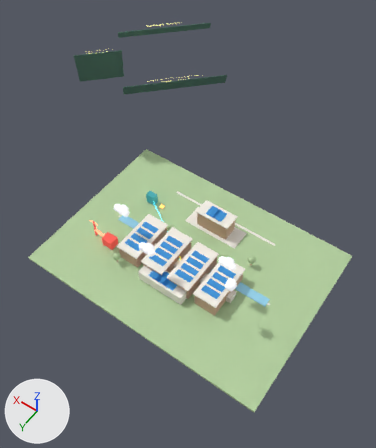
The Blender file outputs/video/energyops_campus.blend: old version first, new version second.
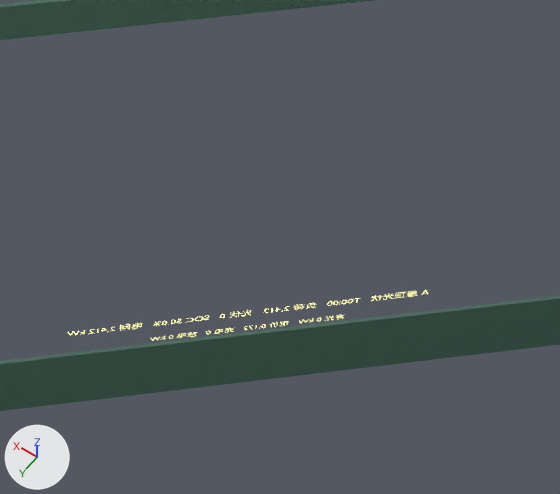
The first picture shows the older version from a 50 mm camera at (-23.3, 33.2, 58.9) aimed at (1.2, -1.1, 4.9). The close-ups show the older and then the newer version on the part from 36% to 59% of the width and 7% to 24% of the height of that picture. Only the edits that show in the close-ups are written down. Every picture has the same lights, and +X, +Y and +Z are marked at lower left.

In view in the first close-up: 'DispatchLabel_00', 'ResultLabel_00', 'StatusBar', 'TitleBar'.
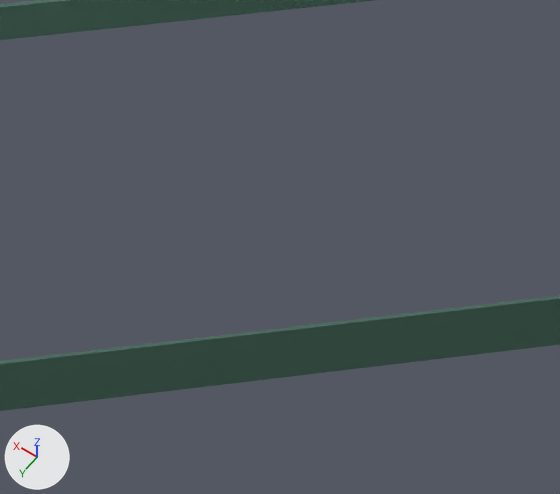
Where the newer file only moved an object's origin or applied its transform, the numbers keep the older frame.

Changed parts and their boxes (x1, y1, x2, y2) in the close-ups (560 x 494 px):
```json
{"object": "DispatchLabel_00", "change": "hidden", "before": [67, 290, 428, 336]}
{"object": "ResultLabel_00", "change": "hidden", "before": [151, 314, 344, 341]}
```

Edits to the scene script, one JSON object a line:
```json
{"op": "set", "path": "txt_text_026.body", "old": "'06:00  可用 0  负荷 2,462  弃光 0 kW'", "new": "'弃光 0 kW   电价 0.172   充电 0   放电 0 kW'"}
{"op": "set", "path": "txt_text_026.size", "old": "0.18", "new": "0.26"}
{"op": "set", "path": "txt_text_025.body", "old": "'弃光 0 kW   电价 0.172   充电 0   放电 0 kW'", "new": "'A 屋顶光伏   T00:00   负荷 2,412   光伏 0   SOC 50.0%   电网 2,412 kW'"}
{"op": "set", "path": "txt_text_025.size", "old": "0.26", "new": "0.3"}
{"op": "set", "path": "ob_dispatchlabel_00", "old": "bpy.data.objects.new('DispatchLabel_00', txt_text_009)", "new": "bpy.data.objects.new('DispatchLabel_00', txt_text_025)"}
{"op": "add", "block": "ob_dispatchlabel_00", "code": "ob_dispatchlabel_00.hide_render = True"}
{"op": "set", "path": "ob_resultlabel_00", "old": "bpy.data.objects.new('ResultLabel_00', txt_text_010)", "new": "bpy.data.objects.new('ResultLabel_00', txt_text_026)"}
{"op": "add", "block": "ob_resultlabel_00", "code": "ob_resultlabel_00.hide_render = True"}
```
